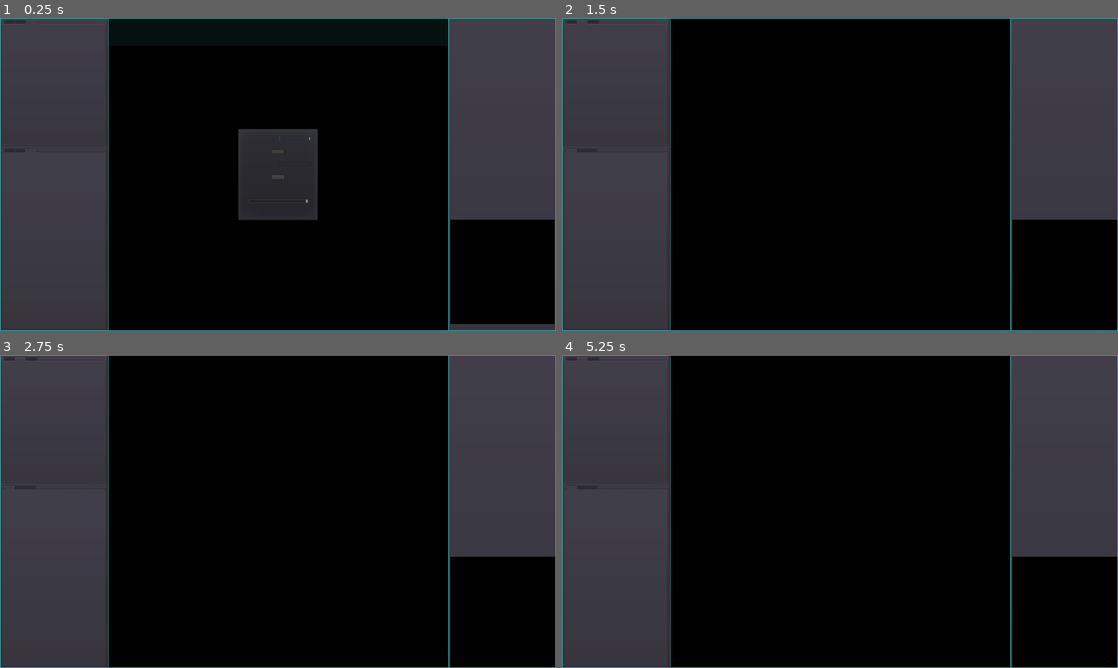
Above: before the commit, frames 1-4 (two rows, left to right).
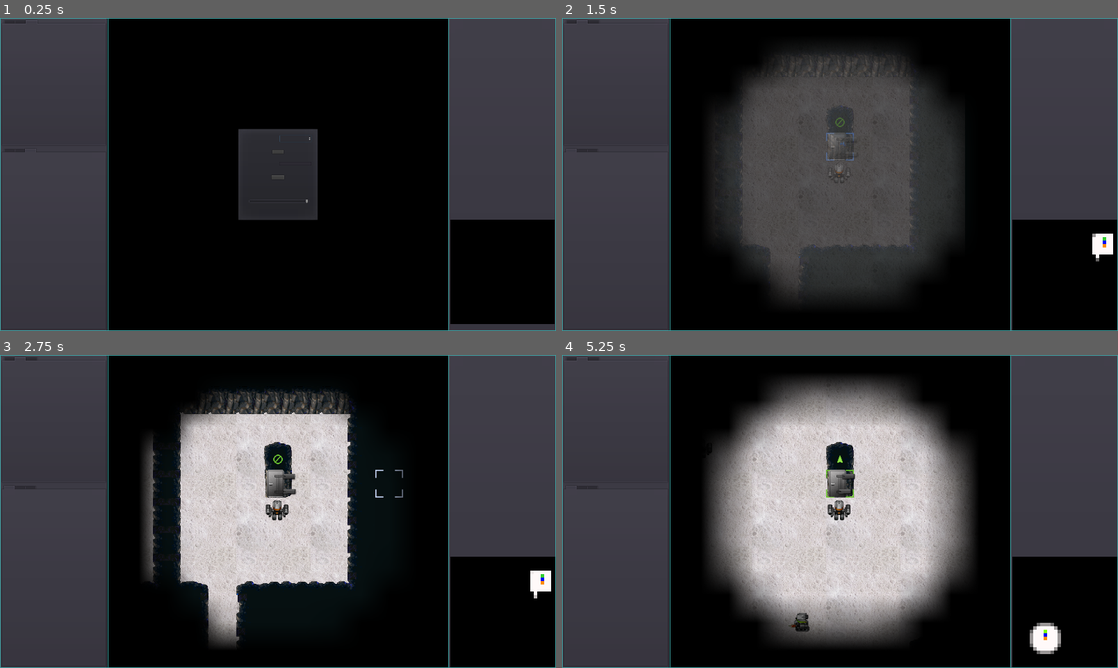
Above: after the commit, the same moments.

Repository: sarrowsmith/quasidroid
Game: Godot game, scene res://Main.tscn
The game is run twice, just before and just after one commit, with the same random seed, the same clock (stepped at 60 frames per second) and the same inputs. Sound files missing from this copy of the repository are replaced by a short silence.
Inputs (mouse positions are in pixels of both pictures, inside the frame that each line leads up to):
- Up to frame 1 (0.25 s): no input
- Up to frame 2 (1.5 s): click (856, 165) at 0.52 s; type "12" at 0.6 s; click "New from Seed" at 1.25 s
- Up to frame 3 (2.75 s): tap Enter at 2 s; move the mouse to (400, 495) at 2.02 s; tap R at 2.1 s; click (400, 495) at 2.17 s; tap Space at 2.27 s
- Up to frame 4 (5.25 s): tap Delete (map_reset) at 2.75 s; move the mouse to (728, 527) at 2.77 s; hold S 2.78-3.53 s; tap Q at 2.85 s; tap Space at 3.02, 4.52 s; move the mouse to (895, 442) at 3.52 s; tap F at 3.6 s; move the mouse to (812, 574) at 4.27 s; tap U at 4.35 s; click (812, 574) at 4.42 s; move the mouse to (1006, 558) at 5.02 s; hold S from 5.03 s (still down); tap O at 5.1 s

The runs differ from the first frame. In frame 2, 30% of the frame differs, in the area x 26-100%, y 9-91%; in frame 3, 22%; in frame 4, 34%, in the area x 25-90%, y 7-96%.

Commit message:
Merge from working

Diff:
--- a/Main.gd
+++ b/Main.gd
@@ -47,12 +47,14 @@
 
 func show_dialog(dialog: Popup):
 	world.set_visible(false)
+	$Frame.set_visible(false)
 	view_to(half_view, ViewMode.DIALOG)
 	dialog.popup_centered()
 
 
 func hide_dialog(dialog: Popup):
 	world.set_visible(true)
+	$Frame.set_visible(true)
 	if dialog:
 		dialog.set_visible(false)
 	if world.player:
@@ -248,9 +250,10 @@
 
 
 func view_to(view_position: Vector2, mode):
+	var offset = 48 if mode == ViewMode.TRACK else 0
 	$View.position = Vector2(
-		clamp(view_position.x, 0, world_size.x + 0.5 * half_view.x),
-		clamp(view_position.y, 0, world_size.y + 0.5 * half_view.y))
+		clamp(view_position.x + offset, 0, world_size.x + 0.5 * half_view.x),
+		clamp(view_position.y + offset, 0, world_size.y + 0.5 * half_view.y))
 	view_mode = mode
 
 
--- a/Main.tscn
+++ b/Main.tscn
@@ -25,6 +25,7 @@
 [sub_resource type="ImageTexture" id=3]
 flags = 0
 flags = 0
+
 [node name="Main" type="Node2D"]
 script = ExtResource( 2 )
 
@@ -708,6 +709,7 @@
 material = SubResource( 4 )
 texture = SubResource( 3 )
 centered = false
+
 [node name="ColorRectBottom" type="ColorRect" parent="View"]
 light_mask = 2
 anchor_top = 1.0
--- a/levels/Level.gd
+++ b/levels/Level.gd
@@ -7,6 +7,7 @@
 const LightTexture = preload("res://resources/mask.png")
 const CELL_SIZE = 96
 const LIGHT_SCALE = 2
+
 export(int) var level_seed = 0
 export(bool) var rooms = false
 export(int) var level = 0
@@ -38,6 +39,7 @@
 var light_offset = Vector2(LightTexture.get_width()/2, LightTexture.get_height()/2)
 var map_image = Image.new()
 var player_location = Vector2.ZERO
+
 
 func _ready():
 	prototypes = [
@@ -294,6 +296,7 @@
 			lift.unlock()
 	return true
 
+
 func lift_at(location: Vector2): # -> Lift (cyclic reference)
 	if not access.has(location) or access[location]:
 		return null
@@ -373,6 +376,8 @@
 func update_fog_image_texture():
 	fog_texture.create_from_image(fog_image)
 	fog.texture = fog_texture
+
+
 func find_level(level_name: String) -> Level:
 	match level_name:
 		"^":
--- a/levels/Level.tscn
+++ b/levels/Level.tscn
@@ -14,6 +14,7 @@
 
 [sub_resource type="CanvasItemMaterial" id=1]
 blend_mode = 3
+
 [node name="Level" type="Node2D"]
 script = ExtResource( 3 )
 level_seed = 1902414767
@@ -78,5 +79,6 @@
 material = SubResource( 1 )
 z_index = 6
 centered = false
+
 [connection signal="click" from="Background" to="." method="_on_Background_click"]
 [connection signal="move" from="Background" to="." method="_on_Background_move"]
--- a/robots/Player.gd
+++ b/robots/Player.gd
@@ -238,6 +238,7 @@
 
 
 func check_location():
+	level.update_fog(location)
 	if not level.access.has(location):
 		if level.access.has(level.cursor.location):
 			show_info(true)
